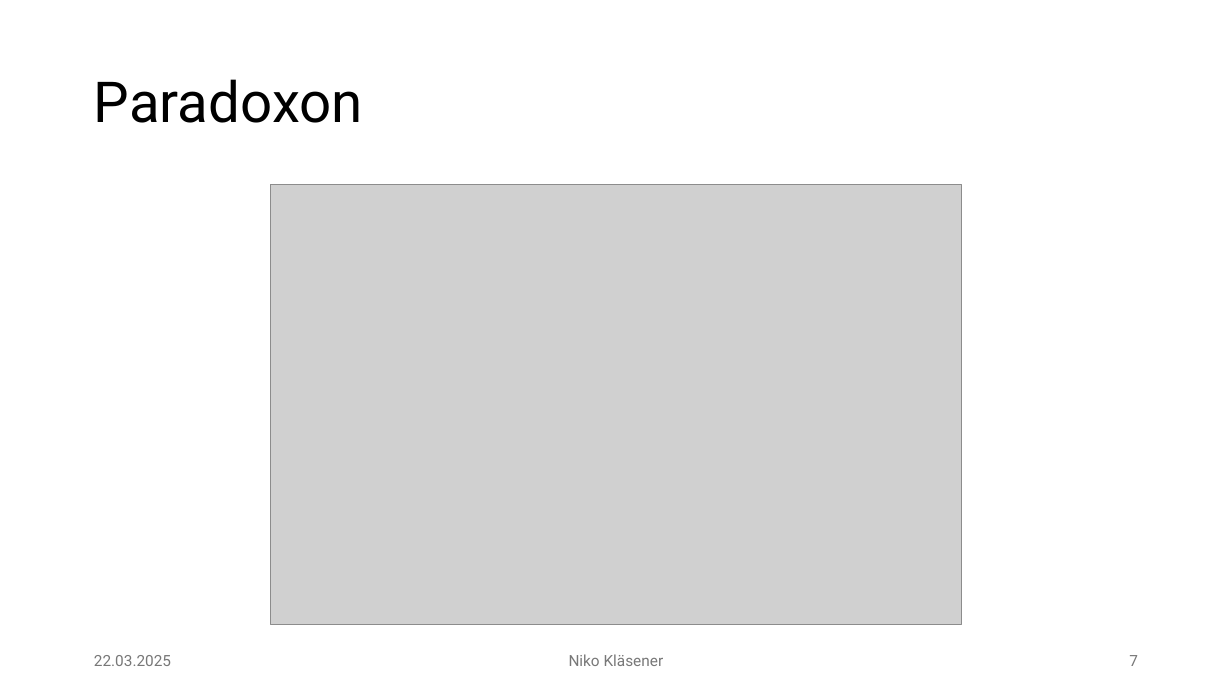
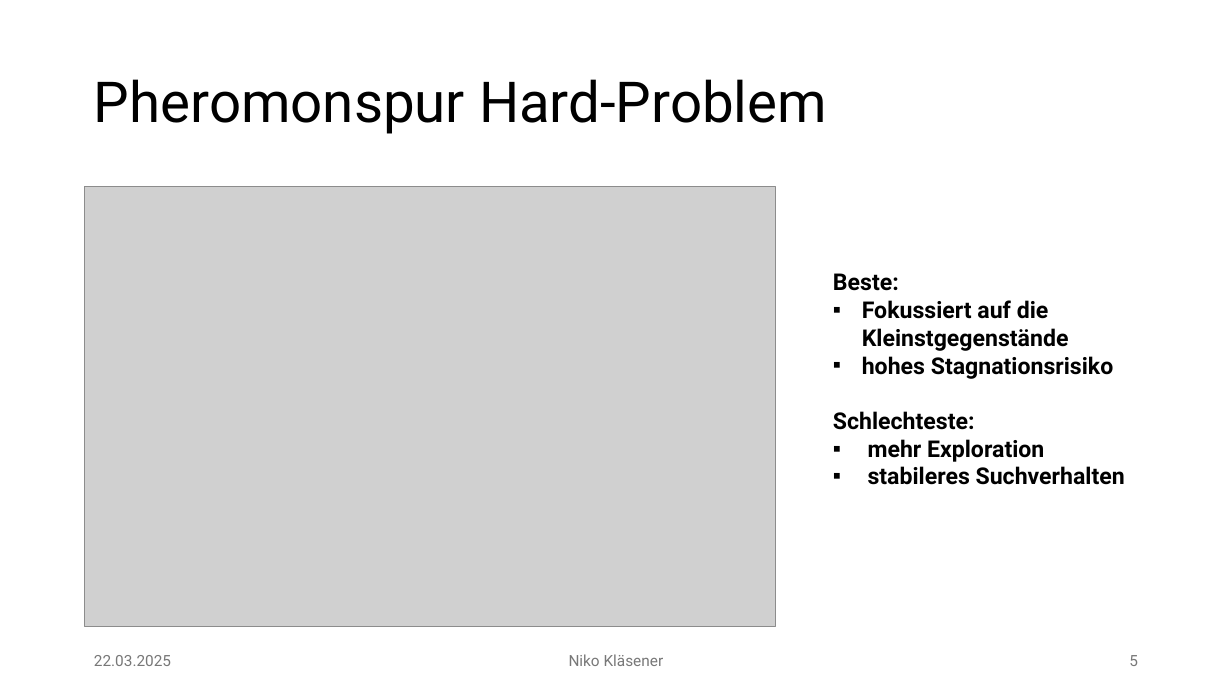
Before and after one commit to Niggo1299/BMO-Projekt, a slide deck: slide 5 of BMO-Projekt.pptx (slide 7 before the commit). Drawn at 1232x693 pixels with LibreOffice and Linux fonts; fonts in the diff are those of the drawing; grey boxes stand for pictures; background and template pictures are left out. Boxes give left, top, right and bottom in pixels: in the first picture for what was removed or moved away, otherwise in the second. Text is boxed around its words. In the diff, an @@ line names an element or a change of style, - is before the commit and + after.

```diff
--- a/BMO-Projekt.pptx
+++ b/BMO-Projekt.pptx
@@ title at <box>94,79,827,134</box>: text changed @@
-Paradoxon
+Pheromonspur Hard-Problem
@@ picture: place and size @@
-picture at <box>271,185,961,625</box>
+picture at <box>85,187,775,627</box>
@@ text added at <box>833,273,1125,485</box>, 18 pt, text #000000, bold @@
+Beste:
+▪ Fokussiert auf die Kleinstgegenstände
+▪ hohes Stagnationsrisiko
+Schlechteste:
+▪ mehr Exploration
+▪ stabileres Suchverhalten
@@ page number at <box>1129,655,1138,666</box>: text changed @@
-7
+5
```
Also in this commit, not shown: 5 other slides changed, 3 slides added, 11 other files.
